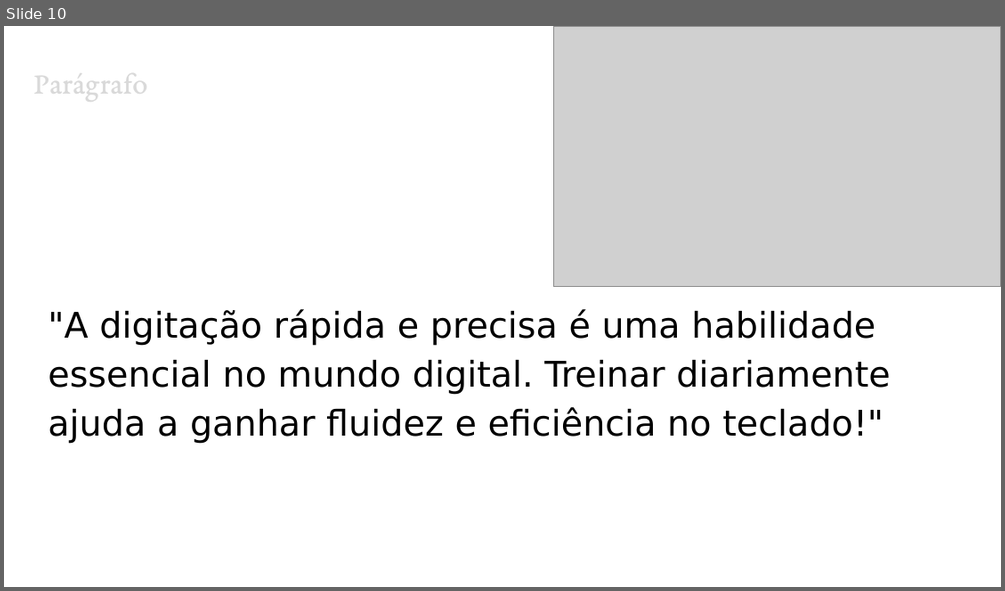
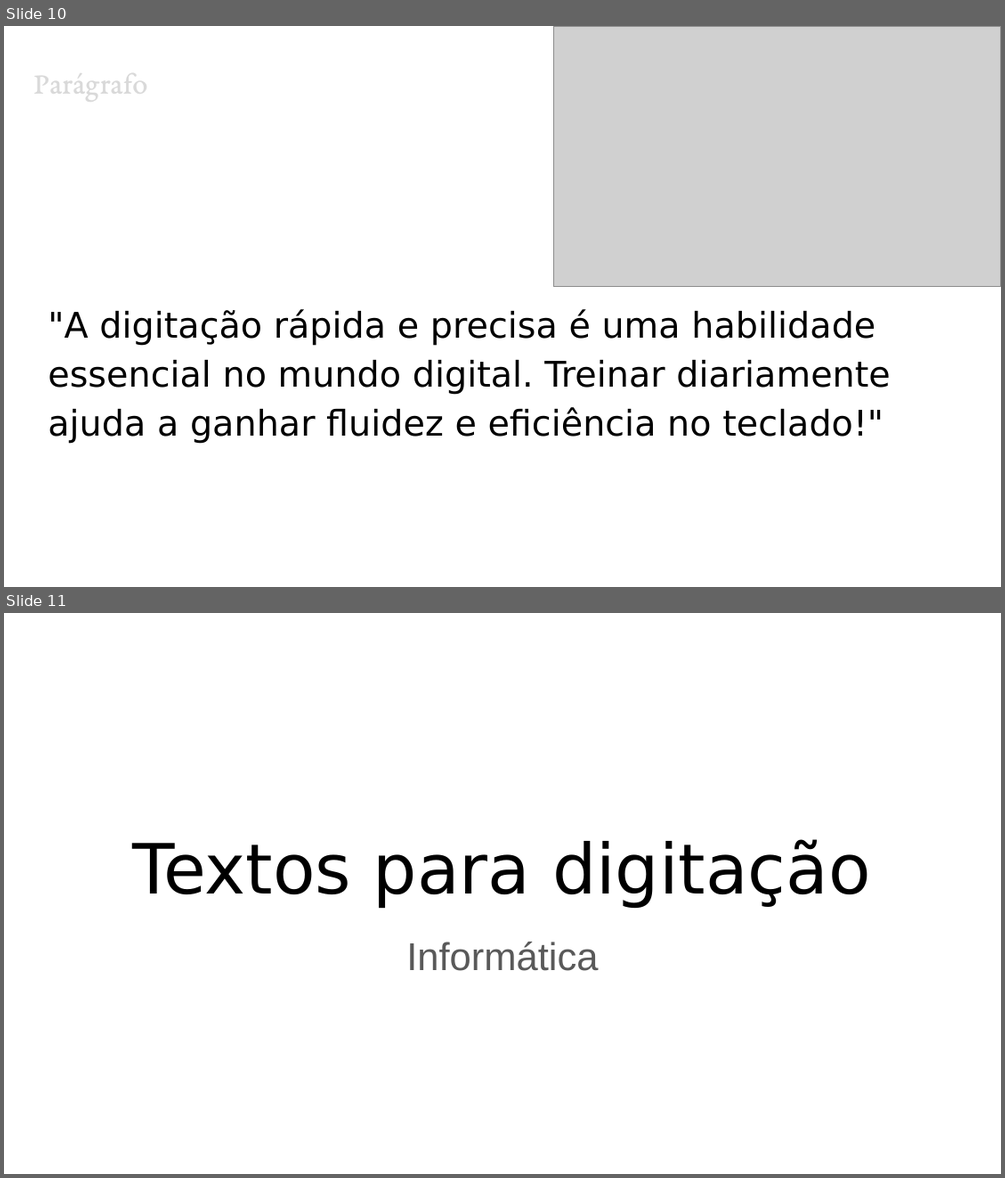
Before and after one commit to Eridhonson/professor, a slide deck: Windows/Windows - Aula 3 - Digitação no Teclado ABNT2.pptx. Shown one above the other, each under a label of ours: slide 10 before the commit, slides 10 and 11 after it. The pictures are 1005x591 and 1005x1178 pixels, drawn with LibreOffice and Linux fonts; fonts in the diff are those of the drawing; grey boxes stand for pictures. Boxes give left, top, right and bottom in pixels: in the first picture for what was removed or moved away, otherwise in the second. Text is boxed around its words. In the diff, an @@ line names an element or a change of style, - is before the commit and + after.

Commit message:
UPDATE aula 3 - digitação

```diff
--- a/Windows/Windows - Aula 3 - Digitação no Teclado ABNT2.pptx
+++ b/Windows/Windows - Aula 3 - Digitação no Teclado ABNT2.pptx
@@ slide 11 added at (4,613,1001,1174), background #FFFFFF @@
@@ title added at (133,839,871,908), 50 pt, text #000000 @@
+Textos para digitação
@@ subtitle added at (406,941,598,971), 28 pt, text #595959 @@
+Informática
```
Also in this commit, not shown: 8 other slides added.
